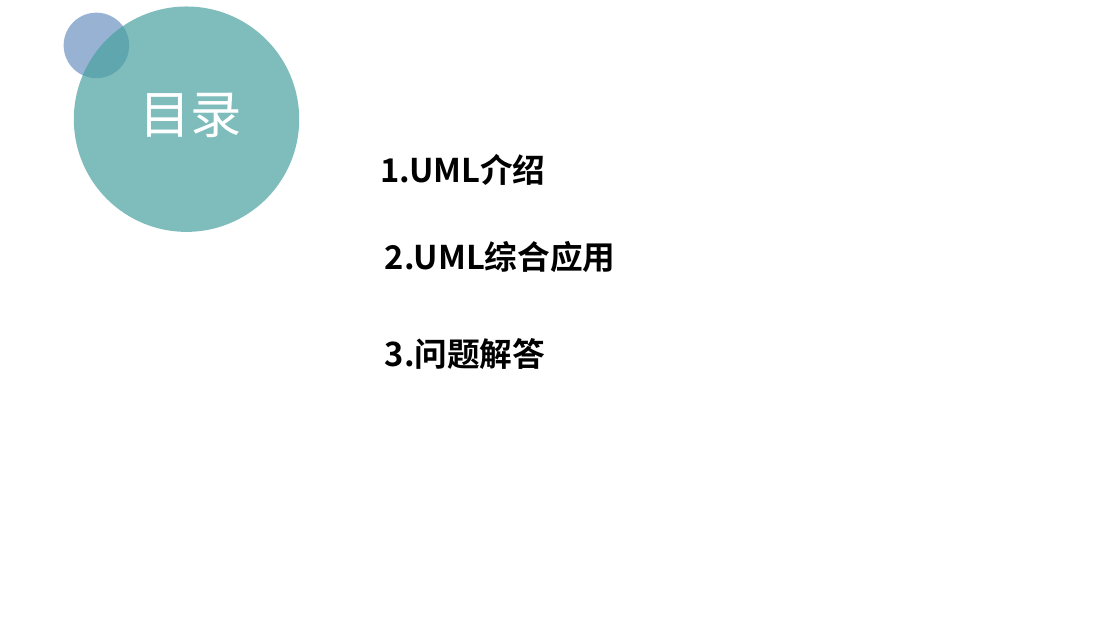
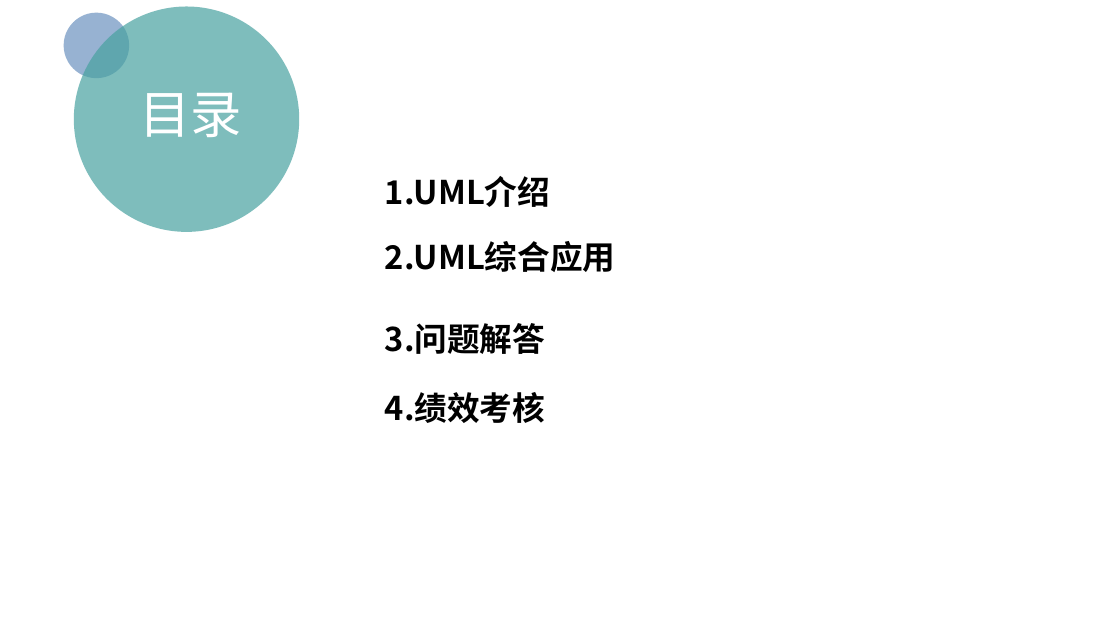
Before and after one commit to PRD2018/PRD2018-G15, a slide deck: slide 2 of 2018-12-16/[PRD-15]UML基础IIII.pptx. Drawn at 1120x630 pixels with LibreOffice and Linux fonts; fonts in the diff are those of the drawing. Boxes give left, top, right and bottom in pixels: in the first picture for what was removed or moved away, otherwise in the second. Text is boxed around its words. In the diff, an @@ line names an element or a change of style, - is before the commit and + after.

Commit message:
2018-12-26
修改

```diff
--- a/2018-12-16/[PRD-15]UML基础IIII.pptx
+++ b/2018-12-16/[PRD-15]UML基础IIII.pptx
@@ text "1.UML介绍": place and size @@
-text "1.UML介绍" at [380,154,545,185]
+text "1.UML介绍" at [385,176,550,207]
@@ text "3.问题解答": place and size @@
-text "3.问题解答" at [385,338,545,369]
+text "3.问题解答" at [385,323,545,354]
@@ text added at [385,392,545,423], 28 pt, text #000000, bold @@
+4.绩效考核
```
